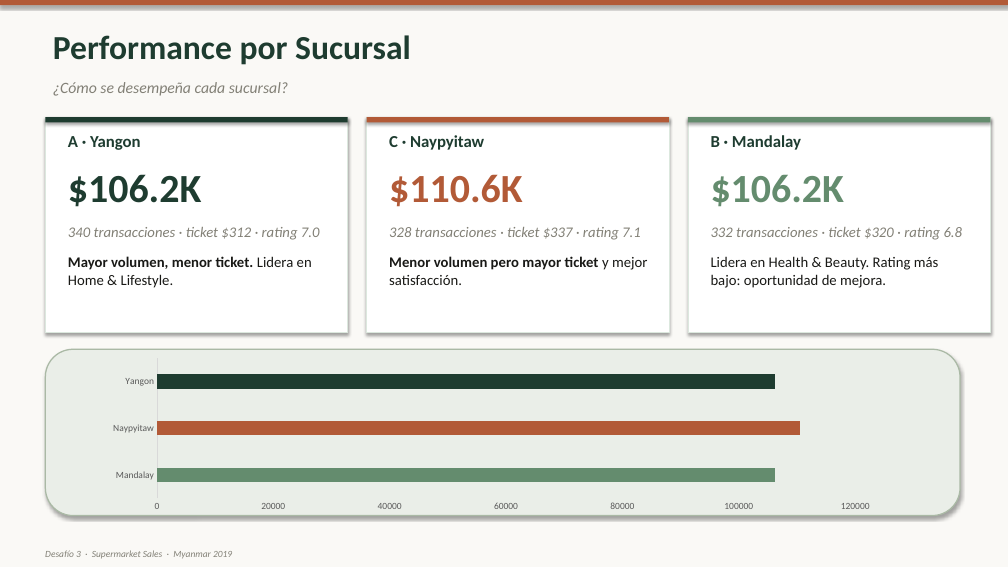
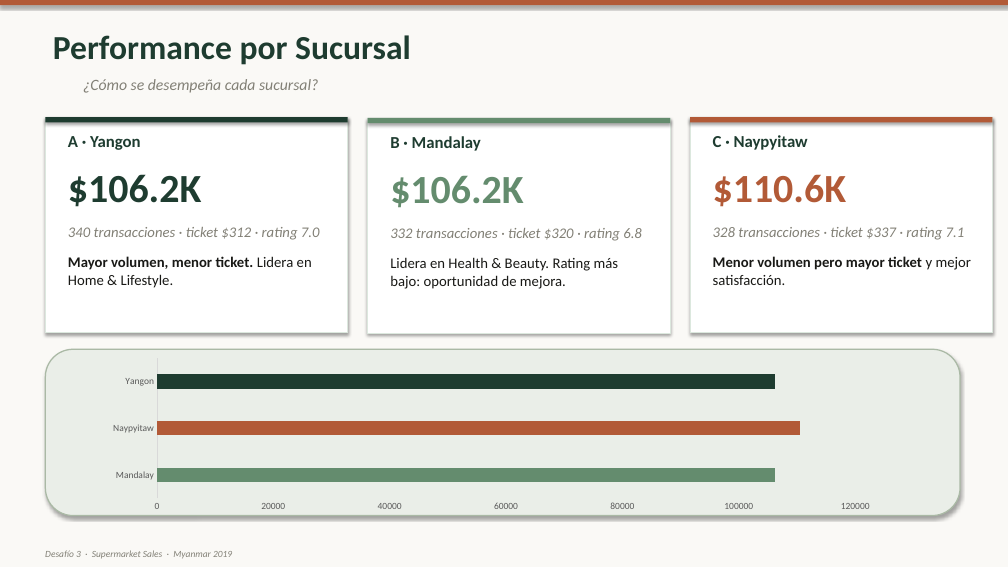
Before and after one commit to javierFernandezF/tallerStoryteling, a slide deck: slide 7 of Taller/Archivos notables/Desafio3_Presentacion_v3.pptx. Drawn at 1008x567 pixels with LibreOffice and Linux fonts; fonts in the diff are those of the drawing. Boxes give left, top, right and bottom in pixels: in the first picture for what was removed or moved away, otherwise in the second. Text is boxed around its words. In the diff, an @@ line names an element or a change of style, - is before the commit and + after.

```diff
--- a/Taller/Archivos notables/Desafio3_Presentacion_v3.pptx
+++ b/Taller/Archivos notables/Desafio3_Presentacion_v3.pptx
@@ text "¿Cómo se desempeña cada sucursal?" moved from (x1=53, y1=82, x2=288, y2=96) to (x1=83, y1=79, x2=318, y2=93) @@
@@ 4 texts, 2 rectangles moved together from (x1=688, y1=117, x2=991, y2=333) to (x1=368, y1=118, x2=670, y2=333) @@
@@ 4 texts, 2 rectangles moved together from (x1=367, y1=117, x2=669, y2=333) to (x1=690, y1=117, x2=993, y2=333) @@
```
Also in this commit, not shown: 1 other slide changed, 2 other files.
